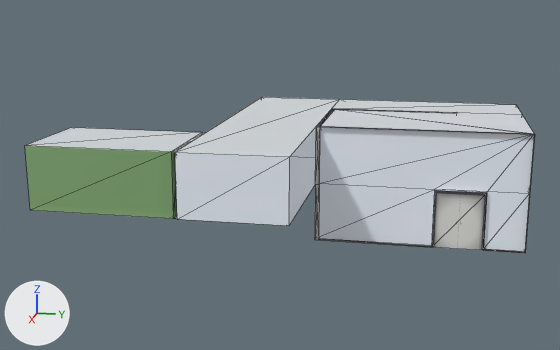
An edit to the FBX model Stroke Recovery/Assets/Level_1/map_1.FBX, drawn before and after from the same camera.
The view is the same before and after, from a 50 mm lens placed at (9.06, 2.12, 2.54), pointed at (-0.95, 0.11, 0.03). Arrows for +X, +Y and +Z are at lower left; the lights stay in place. Mesh edges are drawn as thin lines. Where no turn or scale is listed for an object, it has been applied to the vertices. Vertices at the same position are counted once.
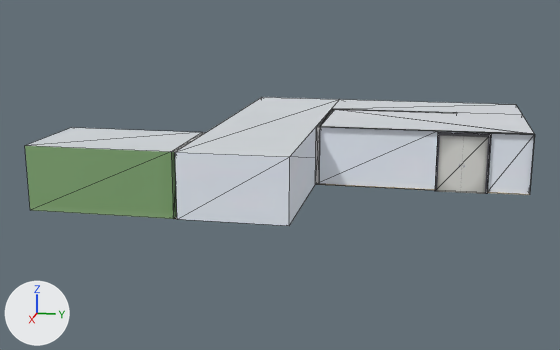
Where the change shows, as pixel boxes (x1, y1, x2, y2) in the pictures (560 x 350 px):
'Box001', reshaped (17% shorter)
    before: (25, 97, 535, 253)
    after: (25, 97, 535, 226)
part 1 of me_mesh, cut back
    before: (315, 127, 534, 253)
    after: (318, 127, 534, 195)

What changed in the scene script:
```text
Change me_mesh:
    used by ob_box001; location = (-0.11, 0.004, 0.0)
    remove me_mesh.from_pydata(...)  # 127 vertices, 196 faces; spans x -3.08..1.27, y -2.41..3.32, z -0.76..0.76
    add me_mesh.from_pydata(...)  # 73 vertices, 114 faces; spans x -3.07..1.27, y -2.41..3.32, z -0.02..0.76
    me_mesh part 1
    71 vertices are removed from x -3.08..-0.57, y 0.63..3.32, z -0.76..0.0
    110 faces are deleted
    12 vertices are added at x -3.05..-0.57, y 0.63..3.32, z -0.02..0.75
    5 new vertices lie (0.0, 0.0, 0.77) away from vertices in x -0.62..-0.57, y 2.17..3.32, z -0.02
    7 new faces join them, mat_02___default
    2 new faces join them, mat_08___default (picture img_dzwi_jpg)
    19 new faces join them, mat_13___default
    remove me_mesh.materials.append(mat_07___default)  # picture img_bez_nazwy_2_jpg
```
